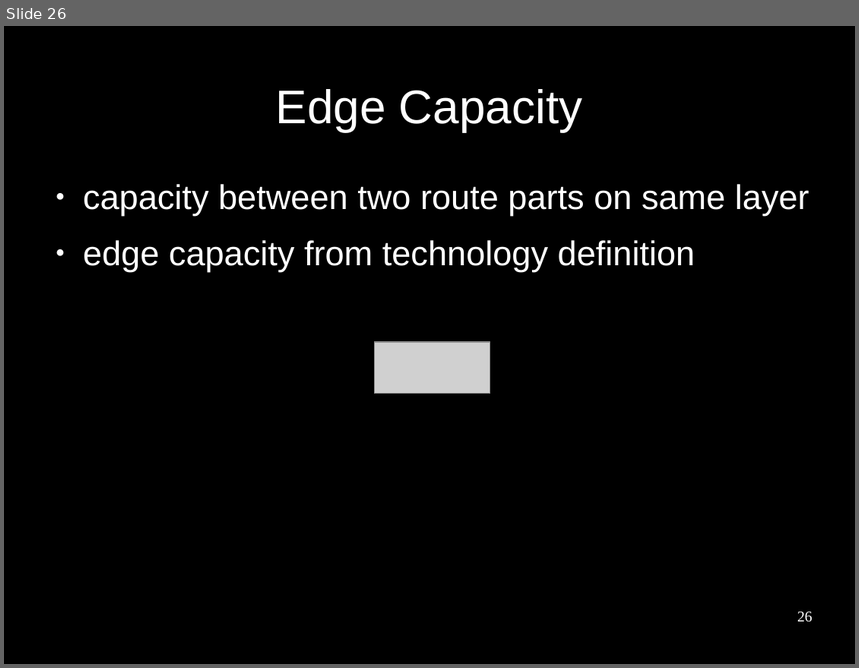
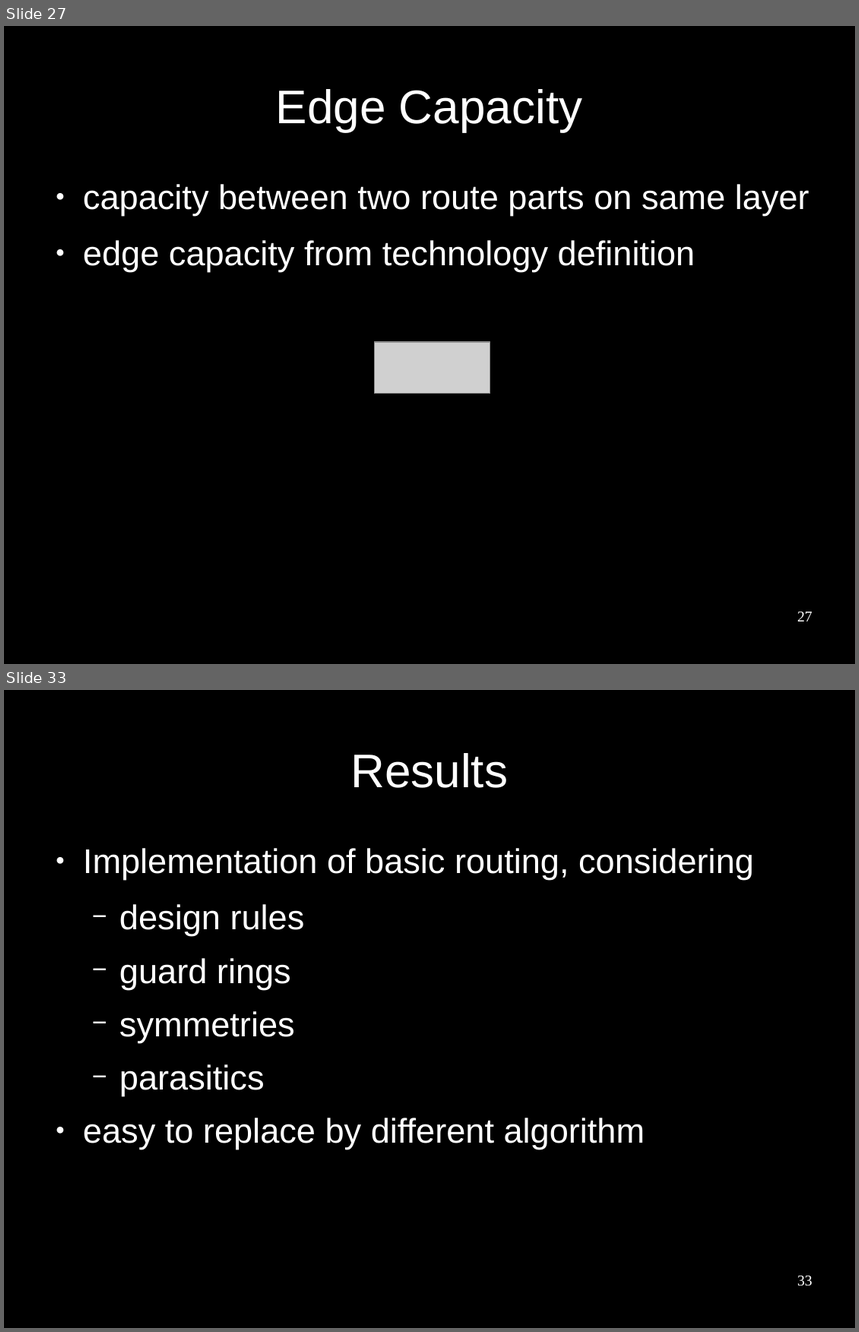
Before and after one commit to benediktibk/bachelorthesis, a slide deck: presentation.odp. Shown one above the other, each under a label of ours: slide 26 before the commit, slides 27 and 33 after it; the slides between them are not shown. The pictures are 859x668 and 859x1332 pixels, drawn with LibreOffice and Linux fonts; fonts in the diff are those of the drawing; grey boxes stand for pictures; background and template pictures are left out. Boxes give left, top, right and bottom in pixels: in the first picture for what was removed or moved away, otherwise in the second. Text is boxed around its words. In the diff, an @@ line names an element or a change of style, - is before the commit and + after.

Commit message:
added results to the presentation

```diff
--- a/presentation.odp
+++ b/presentation.odp
@@ slide 33 added at (x1=4, y1=690, x2=855, y2=1328), background #000000 @@
@@ title added at (x1=351, y1=753, x2=508, y2=788), 44 pt, text #FFFFFF @@
+Results
@@ text added at (x1=83, y1=848, x2=754, y2=1150), 32 pt, text #FFFFFF @@
+● Implementation of basic routing, considering
+  − design rules
+  − guard rings
+  − symmetries
+  − parasitics
+● easy to replace by different algorithm
@@ page number added at (x1=797, y1=1276, x2=813, y2=1287), 14 pt, text #FFFFFF @@
+33
@@ what was slide 26 is now slide 27 @@
@@ page number at (x1=797, y1=612, x2=813, y2=622): text changed @@
-26
+27
```
Also in this commit, not shown: 1 slide changed, 6 other slides added, 3 other files.
